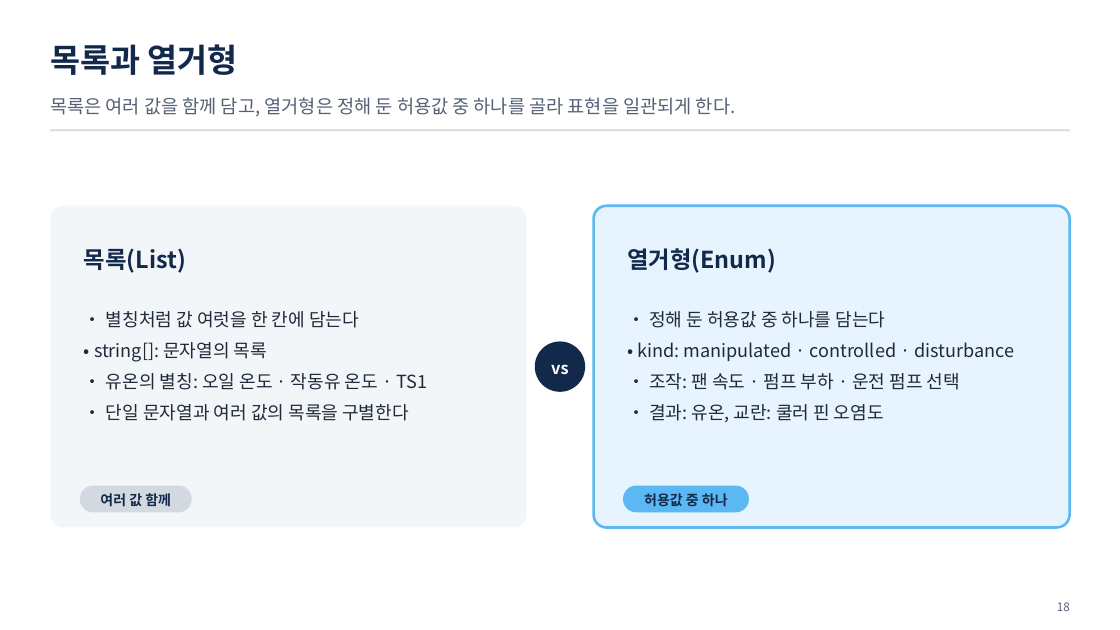
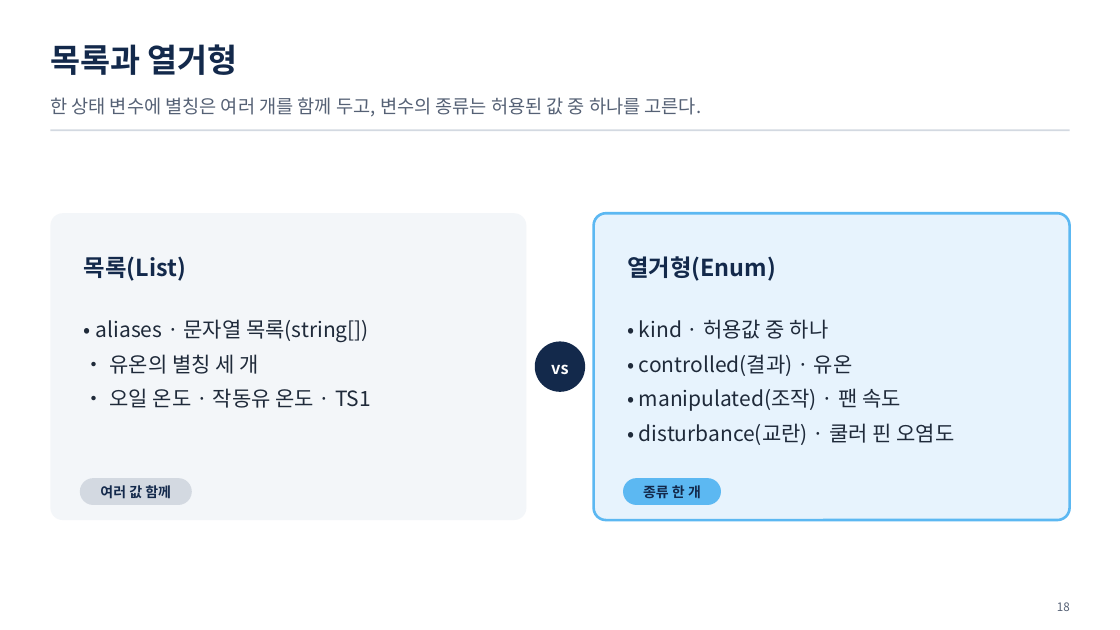
Before and after one commit to uengine-oss/hyd-iot-edu, a slide deck: slide 18 of workspace/강의제작/산출물/통합반/이론_오프라인/02회차/통합반_오프라인_02회차.pptx. Drawn at 1120x630 pixels with LibreOffice and Linux fonts; fonts in the diff are those of the drawing. Boxes give left, top, right and bottom in pixels: in the first picture for what was removed or moved away, otherwise in the second. Text is boxed around its words. In the diff, an @@ line names an element or a change of style, - is before the commit and + after.

```diff
--- a/workspace/강의제작/산출물/통합반/이론_오프라인/02회차/통합반_오프라인_02회차.pptx
+++ b/workspace/강의제작/산출물/통합반/이론_오프라인/02회차/통합반_오프라인_02회차.pptx
@@ text at bbox=[50, 97, 702, 117]: text changed @@
-목록은 여러 값을 함께 담고, 열거형은 정해 둔 허용값 중 하나를 골라 표현을 일관되게 한다.
+한 상태 변수에 별칭은 여러 개를 함께 두고, 변수의 종류는 허용된 값 중 하나를 고른다.
@@ rounded rectangle: place and size @@
-rounded rectangle at bbox=[50, 206, 527, 528]
+rounded rectangle at bbox=[50, 213, 527, 520]
@@ text "목록(List)": place and size @@
-text "목록(List)" at bbox=[84, 248, 186, 273]
+text "목록(List)" at bbox=[84, 256, 186, 281]
@@ rounded rectangle: place and size @@
-rounded rectangle at bbox=[594, 206, 1070, 528]
+rounded rectangle at bbox=[594, 213, 1070, 520]
@@ text "열거형(Enum)": place and size @@
-text "열거형(Enum)" at bbox=[627, 248, 776, 273]
+text "열거형(Enum)" at bbox=[627, 256, 776, 281]
@@ text at bbox=[96, 319, 371, 408]: text changed; size 15.5 to 18 pt @@
-• 별칭처럼 값 여럿을 한 칸에 담는다
-• string[]: 문자열의 목록
-• 유온의 별칭: 오일 온도 · 작동유 온도 · TS1
-• 단일 문자열과 여러 값의 목록을 구별한다
+• aliases · 문자열 목록(string[])
+• 유온의 별칭 세 개
+• 오일 온도 · 작동유 온도 · TS1
@@ text at bbox=[639, 319, 954, 445]: text changed; size 15.5 to 18 pt @@
-• 정해 둔 허용값 중 하나를 담는다
-• kind: manipulated · controlled · disturbance
-• 조작: 팬 속도 · 펌프 부하 · 운전 펌프 선택
-• 결과: 유온, 교란: 쿨러 핀 오염도
+• kind · 허용값 중 하나
+• controlled(결과) · 유온
+• manipulated(조작) · 팬 속도
+• disturbance(교란) · 쿨러 핀 오염도
@@ text "여러 값 함께": place and size @@
-text "여러 값 함께" at bbox=[100, 493, 171, 507]
+text "여러 값 함께" at bbox=[100, 485, 171, 499]
@@ rounded rectangle: place and size @@
-rounded rectangle at bbox=[80, 486, 192, 513]
+rounded rectangle at bbox=[80, 478, 192, 505]
@@ rounded rectangle: place and size @@
-rounded rectangle at bbox=[623, 486, 749, 513]
+rounded rectangle at bbox=[623, 478, 722, 505]
@@ text at bbox=[643, 485, 701, 498]: text changed @@
-허용값 중 하나
+종류 한 개
```
Also in this commit, not shown: 10 other slides changed, 9 other files.
